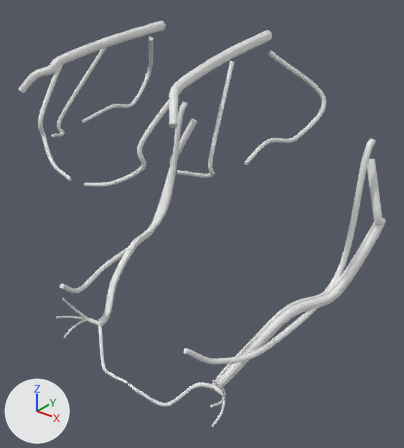
What one commit did to the glTF model public/models/neurovascular.glb.
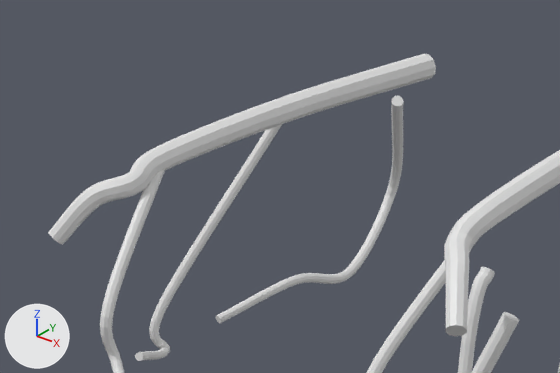
The first picture shows the older version from a camera (50 mm lens) standing at (8.01, -8.65, 6.45) and looking at (0.19, 1.13, 0.39). The close-ups show the older and then the newer version on the part from 0% to 53% of the width and 0% to 32% of the height of that picture. Only the edits that show in the close-ups are written down. The lights are fixed; the arrows at lower left show +X, +Y and +Z. Where no turn or scale is listed for an object, it has been applied to the vertices.

The older version as bpy lines, for what is in view:
```python
me_anterior_superior_alveolar_nerve_right = bpy.data.meshes.new('anterior-superior-alveolar-nerve-right')
me_anterior_superior_alveolar_nerve_right.from_pydata(...)  # 332 vertices, 660 faces; spans x -0.75..0.75, y -0.64..0.64, z -0.99..0.99
me_infraorbital_nerve_left = bpy.data.meshes.new('infraorbital-nerve-left')
me_infraorbital_nerve_left.from_pydata(...)  # 412 vertices, 820 faces; spans x -0.2..0.2, y -1.0..1.0, z -0.31..0.31
me_infraorbital_nerve_right = bpy.data.meshes.new('infraorbital-nerve-right')
me_infraorbital_nerve_right.from_pydata(...)  # 412 vertices, 820 faces; spans x -0.2..0.2, y -1.0..1.0, z -0.31..0.31
ob_anterior_superior_alveolar_nerve_right = bpy.data.objects.new('anterior-superior-alveolar-nerve-right', me_anterior_superior_alveolar_nerve_right)
ob_anterior_superior_alveolar_nerve_right.location = (-1.04, -1.73, 3.47)
ob_infraorbital_nerve_left = bpy.data.objects.new('infraorbital-nerve-left', me_infraorbital_nerve_left)
ob_infraorbital_nerve_left.location = (1.69, -0.08, 4.41)
ob_infraorbital_nerve_left.scale = (1.89, 1.89, 1.89)
ob_infraorbital_nerve_right = bpy.data.objects.new('infraorbital-nerve-right', me_infraorbital_nerve_right)
ob_infraorbital_nerve_right.location = (-1.82, -0.09, 4.41)
ob_infraorbital_nerve_right.scale = (1.89, 1.89, 1.89)
# also in view: 'middle-superior-alveolar-nerve-right' at (-2.01, -0.65, 3.66); 'inferior-alveolar-nerve-right' at (-2.84, 2.12, -0.51); 'lingual-nerve-right' at (-2.63, 1.44, 0.28); 'anterior-superior-alveolar-nerve-left' at (0.9, -1.72, 3.47); 'posterior-superior-alveolar-nerve-right' at (-2.22, 1.15, 3.7)
```
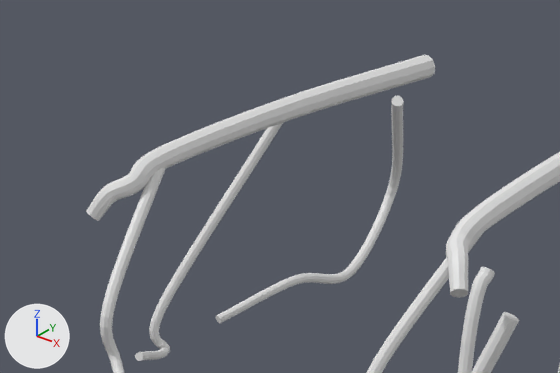
Where the newer file only moved an object's origin or applied its transform, the numbers keep the older frame.

Pixel boxes (x1, y1, x2, y2) of what changed, in the close-ups (560 x 373 px):
'infraorbital-nerve-right', reshaped, moved, rescaled (10% narrower, 13% shorter): before (48, 54, 436, 245); after (86, 55, 435, 221)
'infraorbital-nerve-left', reshaped, moved, rescaled: before (444, 150, 560, 336); after (446, 152, 560, 298)

The change, as a list of edits to the scene's bpy script:
```text
Change me_infraorbital_nerve_right:
    used by ob_infraorbital_nerve_right; location = (-1.82, -0.09, 4.41); scale = (1.89, 1.89, 1.89)
    remove me_infraorbital_nerve_right.from_pydata(...)  # 412 vertices, 820 faces; spans x -0.2..0.2, y -1.0..1.0, z -0.31..0.31
    add me_infraorbital_nerve_right.from_pydata(...)  # 412 vertices, 820 faces; spans x -0.16..0.16, y -1.0..1.0, z -0.28..0.28
    me_infraorbital_nerve_right part 1: 412 of 412 vertices moved; they spanned x -0.2..0.2, y -1.0..1.0, z -0.31..0.31 and now span x -0.16..0.16, y -1.0..1.0, z -0.28..0.28; mean shift (-0.03, -0.07, -0.04)
Change me_infraorbital_nerve_left:
    used by ob_infraorbital_nerve_left; location = (1.69, -0.08, 4.41); scale = (1.89, 1.89, 1.89)
    remove me_infraorbital_nerve_left.from_pydata(...)  # 412 vertices, 820 faces; spans x -0.2..0.2, y -1.0..1.0, z -0.31..0.31
    add me_infraorbital_nerve_left.from_pydata(...)  # 412 vertices, 820 faces; spans x -0.16..0.16, y -1.0..1.0, z -0.28..0.28
    me_infraorbital_nerve_left part 2: 412 of 412 vertices moved; they spanned x -0.2..0.2, y -1.0..1.0, z -0.31..0.31 and now span x -0.16..0.16, y -1.0..1.0, z -0.28..0.28; mean shift (0.03, -0.07, -0.04)
Change ob_infraorbital_nerve_right:
    ob_infraorbital_nerve_right.location: (-1.82, -0.09, 4.41) -> (-1.73, 0.03, 4.49)
    ob_infraorbital_nerve_right.scale: (1.89, 1.89, 1.89) -> (1.76, 1.76, 1.76)
Change ob_infraorbital_nerve_left:
    ob_infraorbital_nerve_left.location: (1.69, -0.08, 4.41) -> (1.6, 0.04, 4.49)
    ob_infraorbital_nerve_left.scale: (1.89, 1.89, 1.89) -> (1.76, 1.76, 1.76)
```
